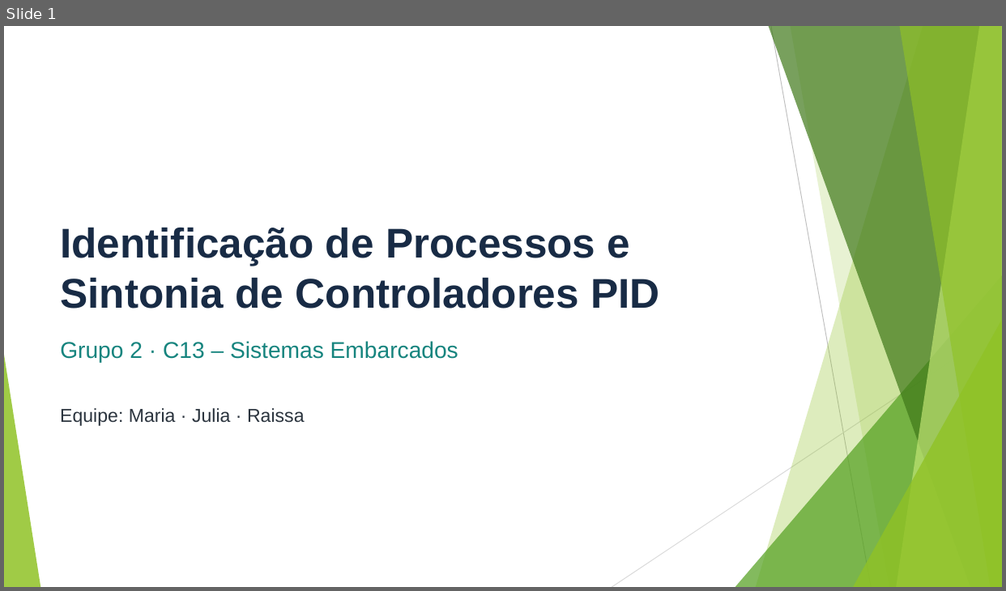
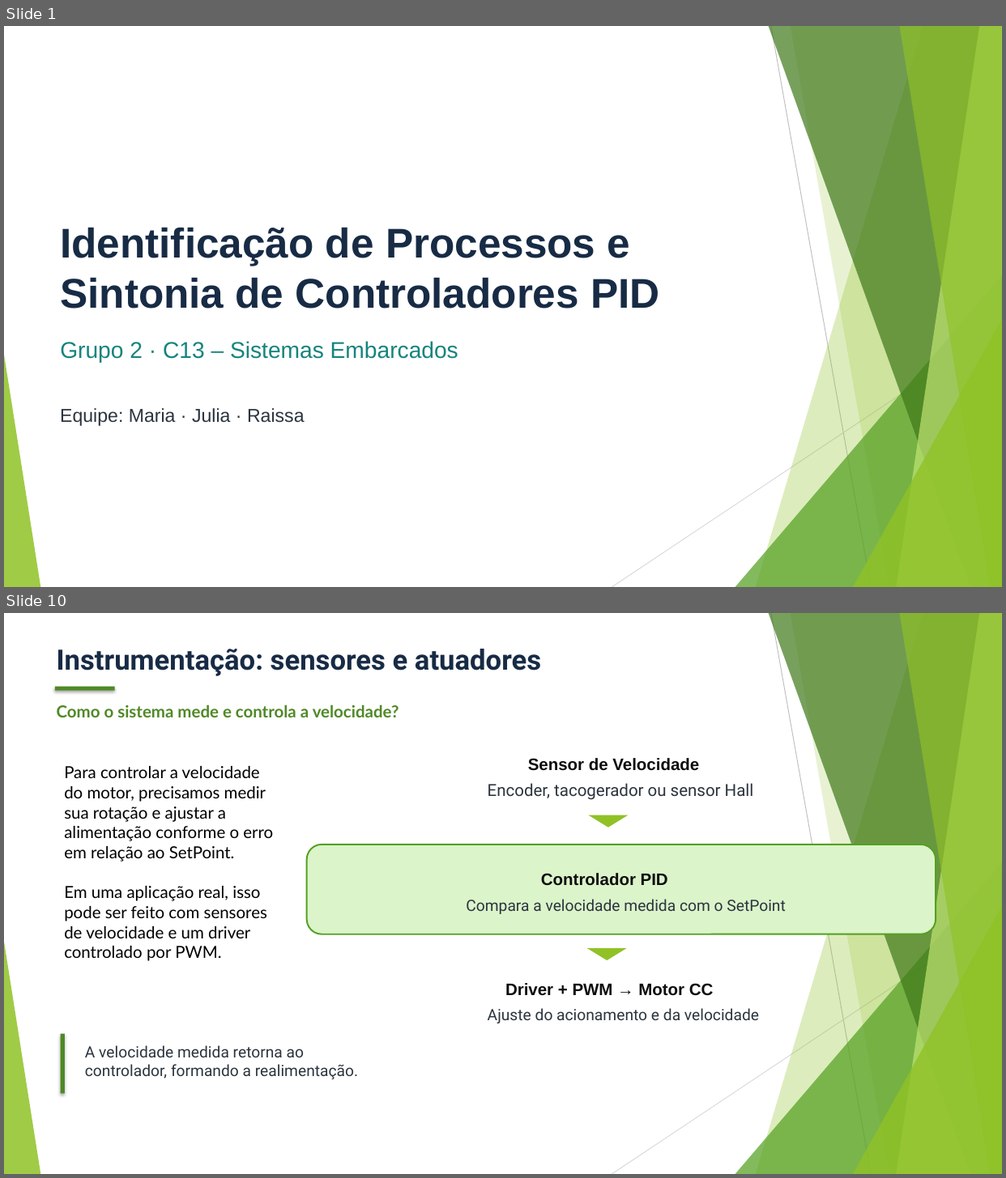
Before and after one commit to MariaRitaRR/projeto-de-embarcados-c13, a slide deck: Slides_Projeto_C13_1.pptx. Shown one above the other, each under a label of ours: slide 1 before the commit, slides 1 and 10 after it; the slides between them are not shown. The pictures are 1006x591 and 1006x1178 pixels, drawn with LibreOffice and Linux fonts; fonts in the diff are those of the drawing. Boxes give left, top, right and bottom in pixels: in the first picture for what was removed or moved away, otherwise in the second. Text is boxed around its words. In the diff, an @@ line names an element or a change of style, - is before the commit and + after.

```diff
--- a/Slides_Projeto_C13_1.pptx
+++ b/Slides_Projeto_C13_1.pptx
@@ slide 10 added at <box>4,613,1002,1174</box>, background #FFFFFF; not listed: 10 template elements that a slide beside it also shows @@
@@ text added at <box>57,649,541,676</box>, 27 pt, text #182B45, bold @@
+Instrumentação: sensores e atuadores
@@ rectangle added at <box>55,687,115,691</box>, fill #508927 @@
@@ text added at <box>57,705,399,717</box>, 16 pt, text #508927, bold @@
+Como o sistema mede e controla a velocidade?
@@ text added at <box>528,758,699,771</box>, 16 pt, text #0D0D0D, bold @@
+Sensor de Velocidade
@@ text added at <box>64,766,273,961</box>, 16 pt, text #000000 @@
+Para controlar a velocidade do motor, precisamos medir sua rotação e ajustar a alimentação conforme o erro em relação ao SetPoint.
+Em uma aplicação real, isso pode ser feito com sensores de velocidade e um driver controlado por PWM.
@@ text added at <box>488,783,754,800</box>, 16 pt, text #2B343E @@
+Encoder, tacogerador ou sensor Hall
@@ triangle added at <box>589,815,629,827</box>, fill #90C226 @@
@@ rounded rectangle added at <box>306,845,936,934</box>, fill #DBF4CA, outline #54A021 1.5 pt @@
@@ text added at <box>541,873,668,886</box>, 16 pt, text #0D0D0D, bold @@
+Controlador PID
@@ text added at <box>466,899,785,914</box>, 15 pt, text #2B343E @@
+Compara a velocidade medida com o SetPoint
@@ triangle added at <box>587,948,627,960</box>, fill #90C226 @@
@@ text added at <box>505,983,714,996</box>, 16 pt, text #0D0D0D, bold @@
+Driver + PWM → Motor CC
@@ text added at <box>488,1008,759,1024</box>, 15 pt, text #2B343E @@
+Ajuste do acionamento e da velocidade
@@ rectangle added at <box>60,1034,65,1094</box>, fill #508927 @@
@@ text added at <box>85,1046,358,1080</box>, 15 pt, text #2B343E @@
+A velocidade medida retorna ao controlador, formando a realimentação.
```
Also in this commit, not shown: 11 slides changed, 3 other slides added.
